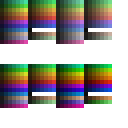
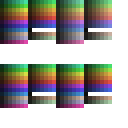
The second 128 x 128 image is a revision of the first. Changes to its layers:
removed layer "Layer 7" over [56, 104, 84, 108]
renamed "Layer 6" to "Layer 10", painted on it over [0, 64, 56, 108]
removed layer "Layer 2" over [0, 64, 56, 104]
renamed "Layer 3" to "Layer 9", moved it above "Background", painted on it over [56, 64, 112, 108]
